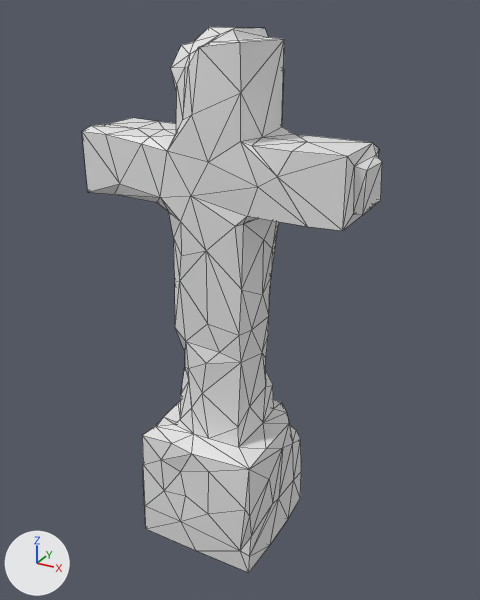
Renders of the FBX model Assets/Robgrave/Meshes/grave/gravestone06_b.fbx from each side of a commit.
Rendered twice from a 50 mm camera at (0.829, -1.385, 1.45) aimed at (-0.001, 0.125, 0.695). Lighting does not change. The marker at lower left points along +X, +Y and +Z. Mesh edges are drawn as thin lines.

Names of what the first picture shows: 'Gravestone06_lp_b'.
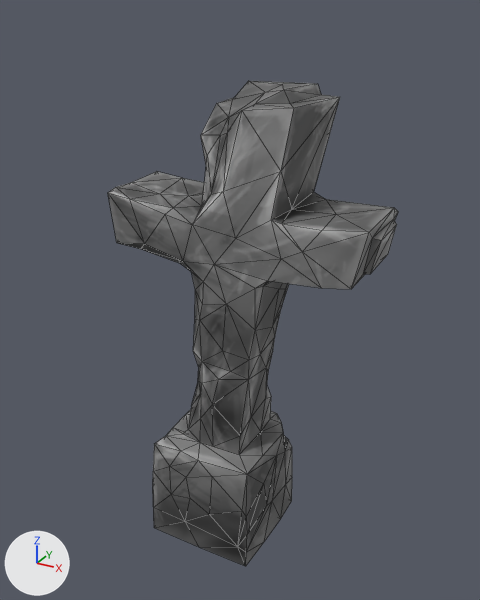
Where the change shows, as pixel boxes [x1, y1, x2, y2] in the pictures (480 x 600 px; the box of a moved part takes in the faces that stretch with it):
'Gravestone06_lp_b', recoloured, reshaped, surface changed, rescaled (11% shorter): before [82, 27, 382, 573]; after [108, 81, 398, 566]
part 1 of me_cube_029, moved or reshaped: before [82, 27, 382, 550]; after [108, 81, 398, 547]
part 2 of me_cube_029, surface changed: before [144, 473, 301, 573]; after [153, 478, 292, 566]

Diff of the bpy script that builds the scene:
```diff
--- a/Assets/Robgrave/Meshes/grave/gravestone06_b.fbx.py
+++ b/Assets/Robgrave/Meshes/grave/gravestone06_b.fbx.py
@@ img_gravestone06_albedo_png @@
+img_gravestone06_albedo_png = load_image('gravestone06_albedo.png', '../../Materials/Textures/gravestone06_albedo.png', 1024, 1024, 'sRGB')
@@ mat_gravestone06 @@
+mat_gravestone06 = principled_material('gravestone06')
+mat_gravestone06.texture = img_gravestone06_albedo_png
@@ me_cube_029 @@
 # used by ob_gravestone06_lp_b; location = (0.0, 0.0, 0.0)
-me_cube_029.from_pydata(...)  # 255 vertices, 502 faces; spans x -0.377..0.39, y -0.153..0.212, z 0.002..1.408
-me_cube_029.materials.append(mat_gravestone06_b)  # white #e7e7e7
+me_cube_029.from_pydata(...)  # 255 vertices, 502 faces; spans x -0.445..0.456, y -0.153..0.472, z 0.002..1.424
+# me_cube_029 part 1: 222 of 255 vertices moved; they spanned x -0.377..0.39, y -0.153..0.204, z 0.193..1.408 and now span x -0.445..0.456, y -0.152..0.472, z 0.192..1.424; mean shift (-0.002, 0.11, -0.039); largest move (0.11, 0.138, 1.382) -> (0.171, 0.472, 1.38)
+# me_cube_029 part 2: texture (UV) coordinates of 502 of 502 faces, centred in x -0.377..0.389, y -0.153..0.208, z 0.003..1.408, changed; they spanned u 0.0..1.0, v 0.0..0.99 and now span u 0.01..0.99, v 0.01..0.99
+me_cube_029.materials.append(mat_gravestone06)  # picture img_gravestone06_albedo_png
@@ ob_gravestone06_lp_b @@
 ob_gravestone06_lp_b.location = (0.0, 0.0, 0.0)
+ob_gravestone06_lp_b.scale = (0.888, 0.888, 0.888)
```
